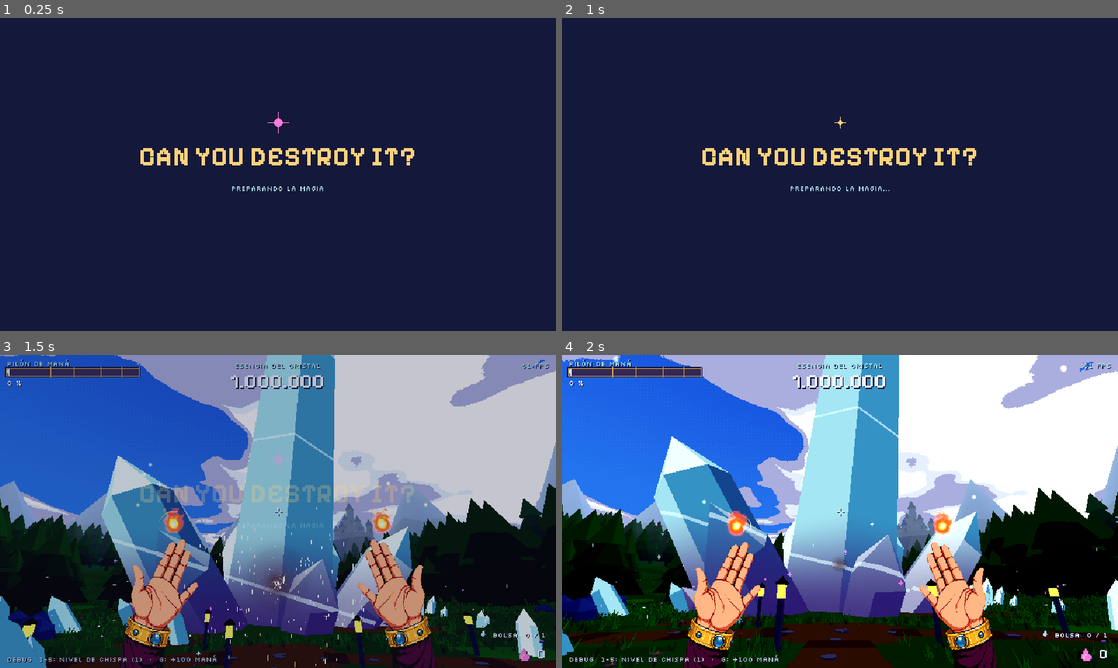
Above: before the commit, frames 1-4 (two rows, left to right).
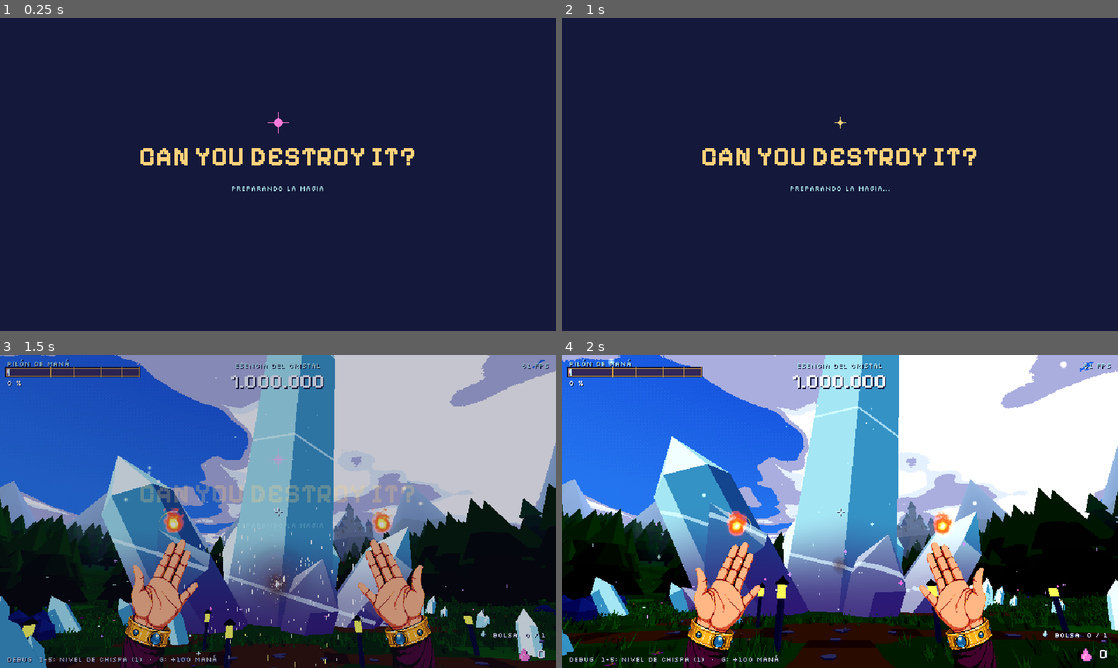
Above: after the commit, the same moments.

Repository: Gon-Analista/can-you-destroy-it
Game: Godot game, scene res://main/main.tscn
Two runs of this game, one before a commit and one after it. Both use one fixed random seed, a clock stepped at 60 frames per second and the inputs below.
Inputs (mouse positions are in pixels of both pictures, inside the frame that each line leads up to):
- Up to frame 1 (0.25 s): no input
- Up to frame 2 (1 s): tap Enter (ui_accept) at 0.5 s; move the mouse to (962, 158) at 0.52 s; hold E (cycle_element_right) from 0.53 s (still down); click (962, 158) at 0.6 s; tap Space (jump) at 0.77 s
- Up to frame 3 (1.5 s): move the mouse to (250, 511) at 1.27 s; release E (cycle_element_right) at 1.28 s; hold W (move_forward) from 1.28 s (still down); right-click (250, 511) at 1.35 s
- Up to frame 4 (2 s): keep holding W (move_forward); tap Space (jump) at 1.52 s

Frames 1-2 are identical in both runs. In frame 3, 0.1% of the frame differs, in the area x 22-77%, y 2-81%; in frame 4, 0.1%.

Commit message:
Golpes al cristal más variados y suaves, rayos y destellos al romperlo
- Diez sonidos de golpe en tres timbres (cuenco, cristal, mazo), sin
  repetir el anterior y más bajos; la racha sube dentro de una octava.
- CrystalArcs (capa HD): rayos de energía desde cada impacto, destellos en
  estrella, chisporroteo; cada cierto daño, "¡El cristal se resquebraja!"
  con tormenta de rayos, retumbe grave, sacudida y grieta grande.
- CHANGELOG, contexto del proyecto y capturas de la trituradora.

Co-Authored-By: Claude Opus 5.5 <noreply@anthropic.com>
Claude-Session: https://claude.ai/code/session_011Fh21Tx1ECc2iUdeQLjvik

Diff:
--- a/game/crystal/mother_crystal.gd
+++ b/game/crystal/mother_crystal.gd
@@ -9,13 +9,22 @@
 const MAX_CRACKS: int = 16
 const MAX_BURNS: int = 12
 const MAX_WEAK: int = 8
-## Escala pentatónica (semitonos) que recorre el "tink" a medida que crece la racha.
-const STREAK_LADDER: PackedInt32Array = [-5, -3, 0, 2, 4, 7, 9, 12, 14, 16]
+## Escala pentatónica (semitonos) que recorre el golpe a medida que crece la racha: sube una
+## octava y vuelve a empezar (antes subía sin parar y acababa chillando).
+const STREAK_LADDER: PackedInt32Array = [0, 2, 4, 7, 9, 12, 9, 7, 4, 2]
+## Golpes al cristal (tools/sfx_loop.py): diez variantes en tres timbres (cuenco, cristal y
+## mazo) con ataque suave; se eligen al azar sin repetir el anterior.
 const TINKS: Array[AudioStream] = [
-	preload("res://audio/sfx/sfx_crystal_tink_01.ogg"),
-	preload("res://audio/sfx/sfx_crystal_tink_02.ogg"),
-	preload("res://audio/sfx/sfx_crystal_tink_03.ogg"),
-	preload("res://audio/sfx/sfx_crystal_tink_04.ogg"),
+	preload("res://audio/sfx/sfx_crystal_hit_01.ogg"),
+	preload("res://audio/sfx/sfx_crystal_hit_02.ogg"),
+	preload("res://audio/sfx/sfx_crystal_hit_03.ogg"),
+	preload("res://audio/sfx/sfx_crystal_hit_04.ogg"),
+	preload("res://audio/sfx/sfx_crystal_hit_05.ogg"),
+	preload("res://audio/sfx/sfx_crystal_hit_06.ogg"),
+	preload("res://audio/sfx/sfx_crystal_hit_07.ogg"),
+	preload("res://audio/sfx/sfx_crystal_hit_08.ogg"),
+	preload("res://audio/sfx/sfx_crystal_hit_09.ogg"),
+	preload("res://audio/sfx/sfx_crystal_hit_10.ogg"),
 ]
 const BREAKS: Array[AudioStream] = [
 	preload("res://audio/sfx/sfx_shard_break_01.ogg"),
@@ -25,6 +34,19 @@
 const RESONANT_SFX: AudioStream = preload("res://audio/sfx/sfx_resonant_hit_01.ogg")
 const STREAK_SFX: AudioStream = preload("res://audio/sfx/sfx_streak_chime_01.ogg")
 const HUM_SFX: AudioStream = preload("res://audio/sfx/amb_crystal_hum_loop.ogg")
+const SURGE_SFX: AudioStream = preload("res://audio/sfx/sfx_crystal_surge_01.ogg")
+const ARC_SFX: Array[AudioStream] = [
+	preload("res://audio/sfx/sfx_arc_crackle_01.ogg"),
+	preload("res://audio/sfx/sfx_arc_crackle_02.ogg"),
+	preload("res://audio/sfx/sfx_arc_crackle_03.ogg"),
+]
+## Colores de la energía del cristal (rayos): cian y violeta; dorado en los resonantes.
+const ARC_COLORS: Array[Color] = [
+	Color(0.25, 0.75, 2.0), Color(1.2, 0.3, 1.9), Color(0.4, 0.5, 2.0)
+]
+## Daño acumulado para el primer "resquebrajo"; cada siguiente pide un 60 % más.
+const FIRST_SURGE: float = 15.0
+const SURGE_GROWTH: float = 1.6
 
 @export var crystal_scale: float = WorldLayout.CRYSTAL_SCALE
 @export var seed_value: int = 11
@@ -34,6 +56,10 @@
 var _shards: ShardPool
 var _fx: ImpactFx
 var _hd_fx: HdImpact
+var _arcs: CrystalArcs
+var _arc_player: AudioStreamPlayer3D
+var _surge_acc: float = 0.0
+var _next_surge: float = FIRST_SURGE
 var _burn_fire: CrystalBurn
 var _burns: PackedVector4Array = []
 var _burn_radius: PackedFloat32Array = []
@@ -105,6 +131,13 @@
 	_hd_fx = HdImpact.new()
 	_hd_fx.name = "HdImpact"
 	add_child(_hd_fx)
+	_arcs = CrystalArcs.new()
+	_arcs.name = "Arcs"
+	add_child(_arcs)
+	_arcs.setup_ambient(
+		global_position + Vector3(0.0, 9.0 * crystal_scale, 0.0),
+		Vector3(9.0, 18.0, 9.0) * crystal_scale
+	)
 	_burn_fire = CrystalBurn.new()
 	_burn_fire.name = "Burn"
 	_burn_fire.burned.connect(_on_burn_tick)
@@ -142,7 +175,8 @@
 	for s: AudioStream in TINKS:
 		_tink_random.add_stream(-1, s)
 	_tink_random.random_pitch = 1.0
-	_tink_random.random_volume_offset_db = 1.5
+	_tink_random.random_volume_offset_db = 2.5
+	_tink_random.playback_mode = AudioStreamRandomizer.PLAYBACK_RANDOM_NO_REPEATS
 	for i: int in 6:
 		var p := AudioStreamPlayer3D.new()
 		p.bus = &"SFX"
@@ -159,7 +193,7 @@
 	_break_player.bus = &"SFX"
 	_break_player.stream = breaks
 	_break_player.unit_size = 30.0
-	_break_player.volume_db = -4.0
+	_break_player.volume_db = -12.0
 	_break_player.max_polyphony = 3
 	add_child(_break_player)
 	_accent_player = AudioStreamPlayer.new()
@@ -171,6 +205,16 @@
 	_spell_player.unit_size = 40.0
 	_spell_player.max_polyphony = 2
 	add_child(_spell_player)
+	_arc_player = AudioStreamPlayer3D.new()
+	_arc_player.bus = &"SFX"
+	_arc_player.unit_size = 20.0
+	_arc_player.max_polyphony = 2
+	var arcs := AudioStreamRandomizer.new()
+	for st: AudioStream in ARC_SFX:
+		arcs.add_stream(-1, st)
+	arcs.random_pitch = 1.2
+	_arc_player.stream = arcs
+	add_child(_arc_player)
 	var hum := AudioStreamPlayer3D.new()
 	hum.name = "Hum"
 	hum.bus = &"Ambience"
@@ -215,6 +259,7 @@
 	var shard_type: ShardType = ShardPool.type_for_hit(hit.damage, hit.resonant)
 	_shards.spawn(hit.position, hit.normal, shard_type, count, 1.25 if hit.resonant else 1.0)
 	_fx.play(hit.position, hit.normal, tier, hit.resonant)
+	_crystal_reacts(hit)
 	_hd_fx.play(hit.position, hit.normal, tier, hit.resonant, hit.recipe != null)
 	_play_tink(hit)
 	if hit.recipe:
@@ -268,6 +313,7 @@
 ## fragmentos que recoger) para compilar shaders y partículas antes de jugar.
 func warm_up(at: Vector3, normal: Vector3, tier: SpellTier, big_tier: SpellTier) -> void:
 	_fx.play(at, normal, tier, true)
+	_arcs.strike(at, normal, 1.0, ARC_COLORS[0])
 	_hd_fx.play(at, normal, tier, false)
 	_hd_fx.play(at, normal, big_tier, true, true)
 	_burn_fire.ignite(at, normal, 1.0, 0.6, 0.3, 0)
@@ -413,13 +459,64 @@
 	_spell_player.play()
 
 
+## El cristal reacciona con energía propia: rayos que recorren la superficie desde el impacto
+## (más cuanto más fuerte el golpe y más larga la racha) y destellos en estrella. Cada cierto
+## daño acumulado, se resquebraja entero (`_surge`).
+func _crystal_reacts(hit: SpellHit) -> void:
+	var power: float = (
+		clampf(float(hit.damage) / 12.0, 0.1, 1.4) + minf(float(hit.streak) / 30.0, 0.5)
+	)
+	if hit.recipe or hit.resonant:
+		power += 0.6
+	var col: Color = (
+		Color(2.0, 1.3, 0.3) if hit.resonant else ARC_COLORS[_rng.randi() % ARC_COLORS.size()]
+	)
+	_arcs.strike(hit.position, hit.normal, power, col)
+	if power > 0.5 or _rng.randf() < 0.3:
+		_arc_player.global_position = hit.position
+		_arc_player.volume_db = lerpf(-14.0, -6.0, clampf(power, 0.0, 1.0))
+		_arc_player.play()
+	_surge_acc += float(hit.damage)
+	if _surge_acc >= _next_surge:
+		_surge_acc = 0.0
+		_next_surge *= SURGE_GROWTH
+		_surge.call_deferred(hit)
+
+
+## ¡El cristal se resquebraja!: tormenta de rayos por todo el cristal, destello desde el
+## corazón, retumbe grave, sacudida y una grieta grande que se queda.
+func _surge(hit: SpellHit) -> void:
+	_arcs.storm(
+		global_position,
+		30.0 * crystal_scale / 2.3 * 2.0,
+		WorldLayout.CRYSTAL_FOOTPRINT,
+		ARC_COLORS[0]
+	)
+	_global_flash = 0.85
+	_core_pulse = 1.0
+	_shudder = 1.0
+	_hd_fx.play(hit.position, hit.normal, hit.tier, true, true)
+	_accent_player.stream = SURGE_SFX
+	_accent_player.volume_db = -2.0
+	_accent_player.play()
+	_cracks[_crack_index] = Vector4(hit.position.x, hit.position.y, hit.position.z, 3.5)
+	_crack_index = (_crack_index + 1) % MAX_CRACKS
+	_material.set_shader_parameter("cracks", _cracks)
+	var cam: Camera3D = get_viewport().get_camera_3d()
+	if cam is CameraRig:
+		(cam as CameraRig).add_trauma(0.45)
+	HitStop.trigger(get_tree(), 0.08)
+	Events.hint.emit(tr("¡EL CRISTAL SE RESQUEBRAJA!"), Color("#a5f0ff"))
+	set_process(true)
+
+
 func _play_tink(hit: SpellHit) -> void:
-	var step: int = STREAK_LADDER[mini(hit.streak - 1, STREAK_LADDER.size() - 1)]
+	var step: int = STREAK_LADDER[(hit.streak - 1) % STREAK_LADDER.size()]
 	var p: AudioStreamPlayer3D = _tink_players[_tink_next]
 	_tink_next = (_tink_next + 1) % _tink_players.size()
 	p.global_position = hit.position
 	p.pitch_scale = pow(2.0, float(step) / 12.0) * _rng.randf_range(0.99, 1.01)
-	p.volume_db = -1.0 if hit.resonant else -4.0
+	p.volume_db = -3.0 if hit.resonant else -8.0
 	p.play()
 	_break_player.global_position = hit.position
 	_break_player.play()
--- /dev/null
+++ b/game/fx/hd/crystal_arcs.gd
@@ -0,0 +1,219 @@
+class_name CrystalArcs
+extends MeshInstance3D
+## Rayos de energía y destellos sobre el Cristal Madre (capa de magia HD): al golpearlo, rayos
+## quebrados recorren la superficie desde el impacto (más y más largos cuanto más fuerte el
+## golpe), saltan destellos en estrella y, de vez en cuando, el cristal entero se resquebraja
+## en una tormenta de rayos (ver MotherCrystal). Todo en una sola malla que se rehace sólo
+## mientras hay rayos vivos.
+
+const SHADER: Shader = preload("res://fx/hd/hd_arc.gdshader")
+const MAX_BOLTS: int = 40
+const SEGMENTS: int = 9
+
+var _points: Array[PackedVector3Array] = []
+var _life: PackedFloat32Array = []
+var _total: PackedFloat32Array = []
+var _width: PackedFloat32Array = []
+var _color: PackedColorArray = []
+var _next: int = 0
+var _mesh := ImmediateMesh.new()
+var _glints: GPUParticles3D
+var _ambient: GPUParticles3D
+var _rng := RandomNumberGenerator.new()
+
+
+func _ready() -> void:
+	_rng.randomize()
+	top_level = true
+	mesh = _mesh
+	var m := ShaderMaterial.new()
+	m.shader = SHADER
+	m.render_priority = 9
+	material_override = m
+	layers = MagicLayer.MAGIC_LAYER
+	cast_shadow = GeometryInstance3D.SHADOW_CASTING_SETTING_OFF
+	extra_cull_margin = 200.0
+	for i: int in MAX_BOLTS:
+		_points.append(PackedVector3Array())
+		_life.append(0.0)
+		_total.append(1.0)
+		_width.append(0.05)
+		_color.append(Color.WHITE)
+	_glints = _star_particles(30, 0.5, true)
+	_glints.name = "Glints"
+	add_child(_glints)
+	set_process(false)
+
+
+## Destellos que titilan sueltos por todo el cristal (volumen de la caja, en metros).
+func setup_ambient(center: Vector3, size: Vector3) -> void:
+	_ambient = _star_particles(36, 0.9, false)
+	_ambient.name = "AmbientGlints"
+	var pm: ParticleProcessMaterial = _ambient.process_material
+	pm.emission_shape = ParticleProcessMaterial.EMISSION_SHAPE_BOX
+	pm.emission_box_extents = size * 0.5
+	pm.initial_velocity_min = 0.0
+	pm.initial_velocity_max = 0.05
+	_ambient.emitting = true
+	add_child(_ambient)
+	_ambient.global_position = center
+
+
+## Rayos que salen de `at` por la superficie (perpendicular a `normal`). `power` (0..1+)
+## decide cuántos, lo largos y lo gruesos.
+func strike(at: Vector3, normal: Vector3, power: float, color: Color) -> void:
+	var n: Vector3 = normal.normalized() if normal.length_squared() > 0.01 else Vector3.BACK
+	var count: int = clampi(2 + roundi(power * 4.0), 2, 9)
+	for k: int in count:
+		var a: float = _rng.randf() * TAU
+		var t1: Vector3 = n.cross(Vector3.UP if absf(n.y) < 0.9 else Vector3.RIGHT).normalized()
+		var t2: Vector3 = n.cross(t1)
+		var dir: Vector3 = (t1 * cos(a) + t2 * sin(a) + n * 0.15).normalized()
+		var length: float = _rng.randf_range(0.8, 1.6) * (1.0 + power * 2.2)
+		_bolt(at + n * 0.1, dir, length, 0.07 + power * 0.08, color, _rng.randf_range(0.16, 0.3))
+	_glints.global_position = at + n * 0.3
+	_glints.amount_ratio = clampf(0.3 + power * 0.5, 0.3, 1.0)
+	_glints.restart()
+
+
+## La tormenta de rayos de un "resquebrajo": rayos largos que trepan por todo el cristal.
+func storm(base: Vector3, height: float, radius: float, color: Color) -> void:
+	for k: int in 16:
+		var a: float = _rng.randf() * TAU
+		var start: Vector3 = (
+			base
+			+ Vector3(
+				cos(a) * radius * 0.6, _rng.randf_range(0.0, height * 0.3), sin(a) * radius * 0.6
+			)
+		)
+		var dir := Vector3(cos(a) * 0.35, 1.0, sin(a) * 0.35).normalized()
+		_bolt(
+			start,
+			dir,
+			_rng.randf_range(height * 0.3, height * 0.75),
+			0.3,
+			color,
+			_rng.randf_range(0.45, 0.8)
+		)
+
+
+func _bolt(
+	from: Vector3, dir: Vector3, length: float, width: float, color: Color, life: float
+) -> void:
+	var i: int = _next
+	_next = (_next + 1) % MAX_BOLTS
+	var pts := PackedVector3Array()
+	var side: Vector3 = dir.cross(Vector3.UP if absf(dir.y) < 0.9 else Vector3.RIGHT).normalized()
+	var up: Vector3 = dir.cross(side)
+	var p: Vector3 = from
+	pts.append(p)
+	var seg: float = length / float(SEGMENTS)
+	for s: int in SEGMENTS:
+		var jitter: Vector3 = (
+			(side * _rng.randf_range(-1, 1) + up * _rng.randf_range(-1, 1)) * seg * 0.45
+		)
+		p += dir * seg + jitter
+		pts.append(p)
+	_points[i] = pts
+	_life[i] = life
+	_total[i] = life
+	_width[i] = width
+	_color[i] = color
+	# A veces el rayo se ramifica desde la mitad.
+	if _rng.randf() < 0.45 and length > 1.0:
+		var j: int = _next
+		_next = (_next + 1) % MAX_BOLTS
+		var bpts := PackedVector3Array()
+		var bp: Vector3 = pts[SEGMENTS / 2]
+		var bdir: Vector3 = (dir + side * _rng.randf_range(-1.2, 1.2)).normalized()
+		bpts.append(bp)
+		for s: int in SEGMENTS / 2:
+			bp += (
+				bdir * seg * 0.8
+				+ (side * _rng.randf_range(-1, 1) + up * _rng.randf_range(-1, 1)) * seg * 0.4
+			)
+			bpts.append(bp)
+		_points[j] = bpts
+		_life[j] = life * 0.8
+		_total[j] = life * 0.8
+		_width[j] = width * 0.6
+		_color[j] = color
+	set_process(true)
+
+
+func _process(delta: float) -> void:
+	_mesh.clear_surfaces()
+	var cam: Camera3D = get_viewport().get_camera_3d()
+	var any: bool = false
+	for i: int in MAX_BOLTS:
+		if _life[i] <= 0.0:
+			continue
+		_life[i] -= delta
+		if _life[i] <= 0.0 or cam == null:
+			continue
+		any = true
+		var k: float = _life[i] / _total[i]
+		# Parpadea al morir, como un relámpago.
+		var vis: float = k if k > 0.3 or fmod(_life[i] * 40.0, 1.0) > 0.4 else 0.0
+		var pts: PackedVector3Array = _points[i]
+		_mesh.surface_begin(Mesh.PRIMITIVE_TRIANGLE_STRIP)
+		for s: int in pts.size():
+			var a: Vector3 = pts[maxi(s - 1, 0)]
+			var b: Vector3 = pts[mini(s + 1, pts.size() - 1)]
+			var side: Vector3 = (b - a).cross(cam.global_position - pts[s]).normalized()
+			var taper: float = 1.0 - float(s) / float(pts.size()) * 0.7
+			var w: float = _width[i] * taper
+			var c := Color(_color[i], vis)
+			_mesh.surface_set_color(c)
+			_mesh.surface_set_uv(Vector2(float(s) / float(pts.size()), 0.0))
+			_mesh.surface_add_vertex(pts[s] + side * w)
+			_mesh.surface_set_color(c)
+			_mesh.surface_set_uv(Vector2(float(s) / float(pts.size()), 1.0))
+			_mesh.surface_add_vertex(pts[s] - side * w)
+		_mesh.surface_end()
+	if not any:
+		set_process(false)
+
+
+func _star_particles(amount: int, lifetime: float, burst: bool) -> GPUParticles3D:
+	var p := GPUParticles3D.new()
+	p.amount = amount
+	p.lifetime = lifetime
+	p.one_shot = burst
+	p.explosiveness = 0.85 if burst else 0.0
+	p.emitting = false
+	p.local_coords = false
+	p.top_level = true
+	p.layers = MagicLayer.MAGIC_LAYER
+	p.cast_shadow = GeometryInstance3D.SHADOW_CASTING_SETTING_OFF
+	p.visibility_aabb = AABB(Vector3(-40, -40, -40), Vector3(80, 120, 80))
+	var pm := ParticleProcessMaterial.new()
+	pm.emission_shape = ParticleProcessMaterial.EMISSION_SHAPE_SPHERE
+	pm.emission_sphere_radius = 1.2
+	pm.direction = Vector3.UP
+	pm.spread = 180.0
+	pm.initial_velocity_min = 0.5 if burst else 0.0
+	pm.initial_velocity_max = 2.5 if burst else 0.1
+	pm.gravity = Vector3.ZERO
+	pm.damping_min = 2.0
+	pm.damping_max = 4.0
+	pm.scale_min = 0.6
+	pm.scale_max = 1.4
+	var curve := Curve.new()
+	curve.add_point(Vector2(0.0, 0.0))
+	curve.add_point(Vector2(0.25, 1.0))
+	curve.add_point(Vector2(1.0, 0.0))
+	var ct := CurveTexture.new()
+	ct.curve = curve
+	pm.scale_curve = ct
+	pm.color_ramp = HdFx.color_ramp(
+		PackedColorArray([Color(1.8, 1.9, 2.0), Color(0.8, 1.2, 1.8), Color(1.2, 0.8, 1.8)])
+	)
+	p.process_material = pm
+	var q := QuadMesh.new()
+	q.size = Vector2.ONE * (0.35 if burst else 0.5)
+	var m: StandardMaterial3D = HdFx.additive_particle_material(1.4)
+	m.albedo_texture = HdFx.soft_star()
+	q.material = m
+	p.draw_pass_1 = q
+	return p
--- /dev/null
+++ b/game/fx/hd/hd_arc.gdshader
@@ -0,0 +1,21 @@
+shader_type spatial;
+// Rayo de energía HD (la malla la hace CrystalArcs: cinta de cara a la cámara por segmentos).
+// Núcleo blanco ardiente y borde del color del rayo, sumando luz (alfa premultiplicado con
+// algo de cuerpo opaco para que se lea sobre el cielo claro). El alfa del color de vértice es
+// la vida que le queda (se apaga parpadeando).
+render_mode unshaded, blend_premul_alpha, depth_draw_never, depth_test_disabled, cull_disabled, fog_disabled, shadows_disabled;
+
+uniform float intensity = 2.4;
+
+void fragment() {
+	float across = abs(UV.y * 2.0 - 1.0);
+	float core = 1.0 - across;
+	float life = COLOR.a;
+	float flick = 0.75 + 0.25 * sin(TIME * 90.0 + UV.x * 37.0);
+	vec3 col = mix(COLOR.rgb, vec3(1.6, 1.7, 1.9), pow(core, 10.0));
+	float body = pow(core, 1.3) * life * flick;
+	// Premultiplicado: el borde de color tapa un poco el fondo y el núcleo suma luz.
+	float a = clamp(body * 0.55, 0.0, 1.0);
+	ALBEDO = col * intensity * body;
+	ALPHA = a * (1.0 - pow(core, 6.0));
+}
--- a/game/fx/hd/hd_fx.gd
+++ b/game/fx/hd/hd_fx.gd
@@ -9,6 +9,7 @@
 
 static var _dot: Texture2D
 static var _puff: Texture2D
+static var _star: Texture2D
 static var _ramps: Dictionary[Gradient, GradientTexture1D] = {}
 
 
@@ -31,6 +32,27 @@
 		t.height = 64
 		_dot = t
 	return _dot
+
+
+## Destello en estrella de cuatro puntas, suave (luz pura: color = máscara, alfa 0).
+static func soft_star() -> Texture2D:
+	if _star == null:
+		var size: int = 64
+		var img := Image.create(size, size, false, Image.FORMAT_RGBA8)
+		var c: float = (size - 1) * 0.5
+		for y: int in size:
+			for x: int in size:
+				var dx: float = absf(x - c) / c
+				var dy: float = absf(y - c) / c
+				var cross: float = maxf(
+					pow(maxf(0.0, 1.0 - dx), 6.0) * pow(maxf(0.0, 1.0 - dy * 9.0), 2.0),
+					pow(maxf(0.0, 1.0 - dy), 6.0) * pow(maxf(0.0, 1.0 - dx * 9.0), 2.0)
+				)
+				var core: float = pow(maxf(0.0, 1.0 - sqrt(dx * dx + dy * dy) * 2.2), 2.0)
+				var v: float = clampf(cross + core, 0.0, 1.0)
+				img.set_pixel(x, y, Color(v, v, v, 0.0))
+		_star = ImageTexture.create_from_image(img)
+	return _star
 
 
 ## Bocanada suave con alfa (humo): tapa el fondo, no suma luz.
Not shown, added: game/audio/sfx/sfx_arc_crackle_01.ogg.import
Not shown, added: game/audio/sfx/sfx_arc_crackle_02.ogg.import
Not shown, added: game/audio/sfx/sfx_arc_crackle_03.ogg.import
Not shown, added: game/audio/sfx/sfx_crystal_hit_01.ogg.import
Not shown, added: game/audio/sfx/sfx_crystal_hit_02.ogg.import
Not shown, added: game/audio/sfx/sfx_crystal_hit_03.ogg.import
Not shown, added: game/audio/sfx/sfx_crystal_hit_04.ogg.import
Not shown, added: game/audio/sfx/sfx_crystal_hit_05.ogg.import
Not shown, added: game/audio/sfx/sfx_crystal_hit_06.ogg.import
Not shown, added: game/audio/sfx/sfx_crystal_hit_07.ogg.import
Not shown, added: game/audio/sfx/sfx_crystal_hit_08.ogg.import
Not shown, added: game/audio/sfx/sfx_crystal_hit_09.ogg.import
(and 20 more such lines)
